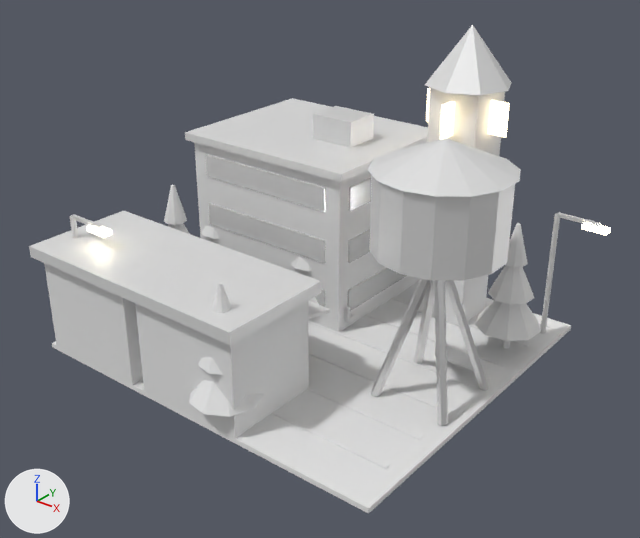
An edit to the FBX model Assets/Art/KayseriIsland/Models/Copper/Phase2/Civic_P2.fbx, drawn before and after from the same camera.
Both versions are drawn from a camera (50 mm lens) standing at (-9.7, -17.5, 39.6) and looking at (-38.4, 18.3, 17.4). The axes (+X, +Y, +Z) are drawn at lower left. The lights are the same throughout. The picture after the commit comes second. Where no turn or scale is listed for an object, it has been applied to the vertices.

The first picture shows 'Civic.Hall', 'Civic.Lamp0', 'Civic.Lamp1', 'Civic.Paving', 'Civic.Plaza', 'Civic.Shop0', 'Civic.Shop1', 'Civic.Tower', 'Civic.Tree0', 'Civic.Tree1', 'Civic.Tree2', 'Civic.Tree3', 'Civic.Tree4', 'Civic.WaterTower' and 1 more.
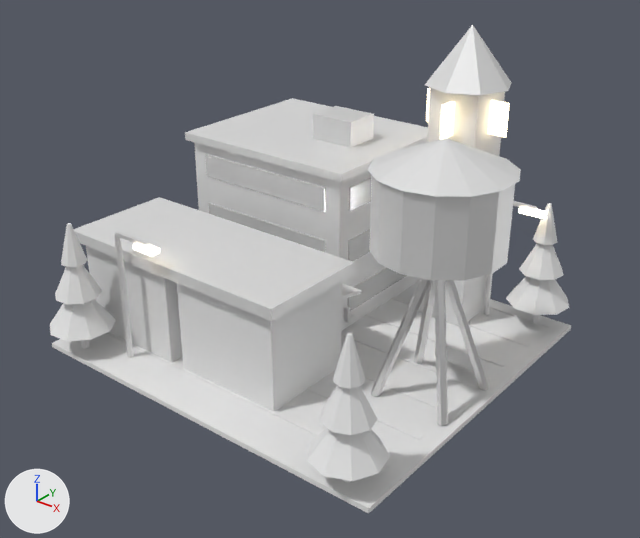
Changed parts and their boxes [x1, y1, x2, y2] in the pictures (640 x 538 px):
'Civic.Shop1', moved
    before: [120, 243, 331, 438]
    after: [162, 227, 362, 412]
'Civic.Shop0', moved
    before: [29, 211, 213, 385]
    after: [74, 197, 248, 362]
'Civic.Tree2', moved
    before: [475, 223, 541, 349]
    after: [50, 223, 116, 349]
'Civic.Tree1', moved
    before: [164, 185, 190, 234]
    after: [307, 333, 390, 483]
'Civic.Tree0', moved (mostly hidden before)
    before: [202, 225, 219, 239]
    after: [506, 203, 569, 324]
'Civic.Tree3', deleted
    before: [189, 282, 264, 417]
'Civic.Lamp0', moved
    before: [70, 214, 112, 238]
    after: [114, 231, 160, 358]
'Civic.Lamp1', moved
    before: [540, 212, 611, 334]
    after: [484, 201, 546, 315]
'Civic.Tree4', deleted (mostly hidden)
    before: [291, 256, 319, 305]

The change, as a list of edits to the scene's bpy script:
```text
Change ob_civic_shop1:
    ob_civic_shop1.location: (-40.0, 12.0, 11.72) -> (-40.0, 15.0, 11.72)
Change ob_civic_lamp1:
    ob_civic_lamp1.location: (-29.0, 29.0, 11.72) -> (-33.0, 29.0, 11.72)
Change ob_civic_tree1:
    ob_civic_tree1.location: (-50.0, 18.0, 11.72) -> (-30.0, 10.0, 11.72)
Remove ob_civic_tree4:
    ob_civic_tree4 = bpy.data.objects.new('Civic.Tree4', me_civic_treesrc_005)
    ob_civic_tree4.location = (-42.0, 22.0, 11.72)
Change ob_civic_lamp0:
    ob_civic_lamp0.location: (-51.0, 11.0, 11.72) -> (-47.0, 11.0, 11.72)
Change ob_civic_shop0:
    ob_civic_shop0.location: (-48.0, 12.0, 11.72) -> (-48.0, 15.0, 11.72)
Remove ob_civic_tree3:
    ob_civic_tree3 = bpy.data.objects.new('Civic.Tree3', me_civic_treesrc_004)
    ob_civic_tree3.location = (-38.0, 10.0, 11.72)
Change ob_civic_tree0:
    ob_civic_tree0.location: (-50.0, 22.0, 11.72) -> (-30.0, 30.0, 11.72)
Change ob_civic_tree2:
    ob_civic_tree2.location: (-30.0, 26.0, 11.72) -> (-50.0, 10.0, 11.72)
```
